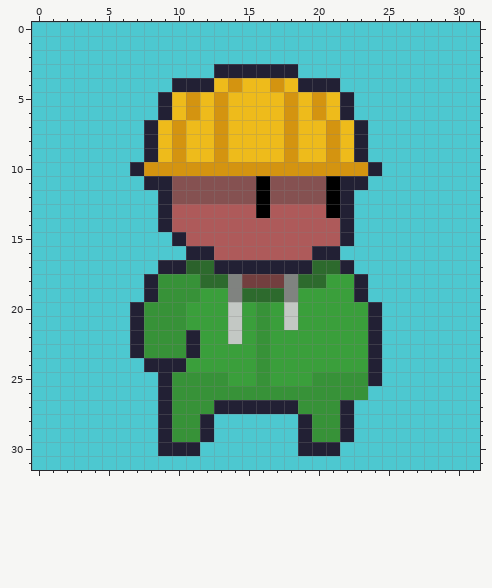
Edited in one commit: pixel-art sprite (nfts/image_4.png). That is the earlier state.
The file is 32x32 pixels. Colours within 5 levels of each other are drawn and written as one.
After the commit:
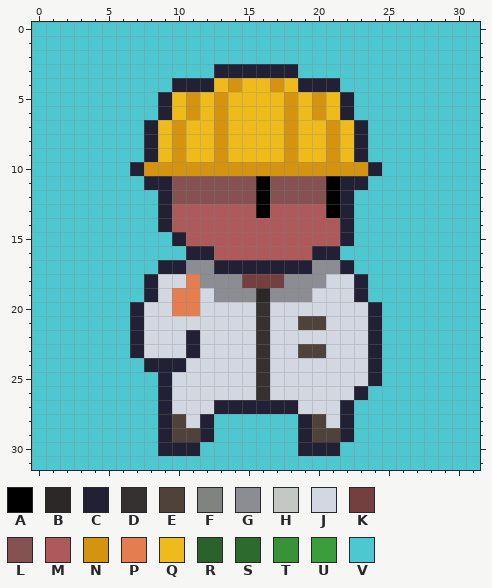
Palette (. is transparent): A #000000  B #2b2827  C #222034  D #353130  E #4f423b  F #808380  G #8b8d93  H #c3c8c4  J #d3d7e1  K #733f3f  L #855151  M #ae5a5a  N #d49410  P #e47e4f  Q #eebb1b  R #2b622b  S #2d6a2d  T #379238  U #3a9f3b  V #4dc8d0
Diff:
The author changed colour S to colour B in row 19 at x 16.
The author changed colour T to colour C in row 26 at x 23.
The author changed colour T to colour D in rows 20 to 26 at x 16.
The author changed colour T to colour E in row 28 at x 10 and 20; in row 29 at x 10 to 11 and 20 to 21.
The author changed colour U to colour E in row 21 at x 19 to 20; in row 23 at x 19 to 20.
The author changed colour F to colour G in rows 18 to 19 at x 14 and 18.
The author changed colour R to colour G in row 17 at x 11.
The author changed colour S to colour G in row 17 at x 12 and 20 to 21; in row 18 at x 12 to 13 and 19 to 20; in row 19 at x 15 and 17.
The author changed colour U to colour G in row 19 at x 13 and 19.
The author changed colour H to colour J in rows 20 to 21 at x 14 and 18; in row 22 at x 14.
The author changed colour T to colour J in row 18 at x 9 to 10; in row 19 at x 9; in row 20 at x 8 to 9; in rows 21 to 23 at x 8 to 10; in row 25 at x 10 to 13 and 20 to 23; in row 26 at x 10 to 15 and 17 to 22.
The author changed colour T to colour J in row 27 at x 10 to 12 and 19 to 21; in row 28 at x 11 and 21.
The author changed colour U to colour J in row 18 at x 21 to 22; in row 19 at x 12 and 20 to 22; in row 20 at x 12 to 13, 15, 17 and 19 to 23; in row 21 at x 11 to 13, 15, 17 and 21 to 23; in row 22 at x 12 to 13, 15 and 17 to 23; in row 23 at x 12 to 15, 17 to 18 and 21 to 23.
The author changed colour U to colour J in row 24 at x 11 to 15 and 17 to 23; in row 25 at x 14 to 15 and 17 to 19.
The author changed colour T to colour P in row 18 at x 11; in row 19 at x 10 to 11; in row 20 at x 10.
The author changed colour U to colour P in row 20 at x 11.
Where, in picture pixels (left, top, right, bottom), the same in both pictures:
changed: (144, 260, 368, 442)
